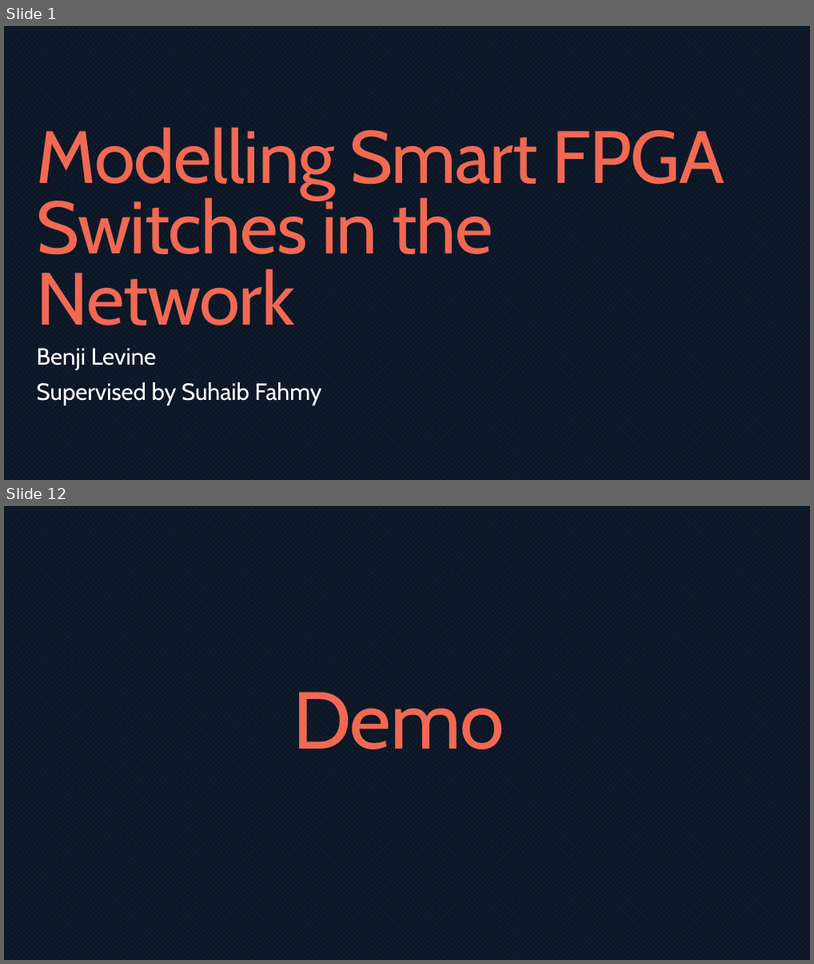
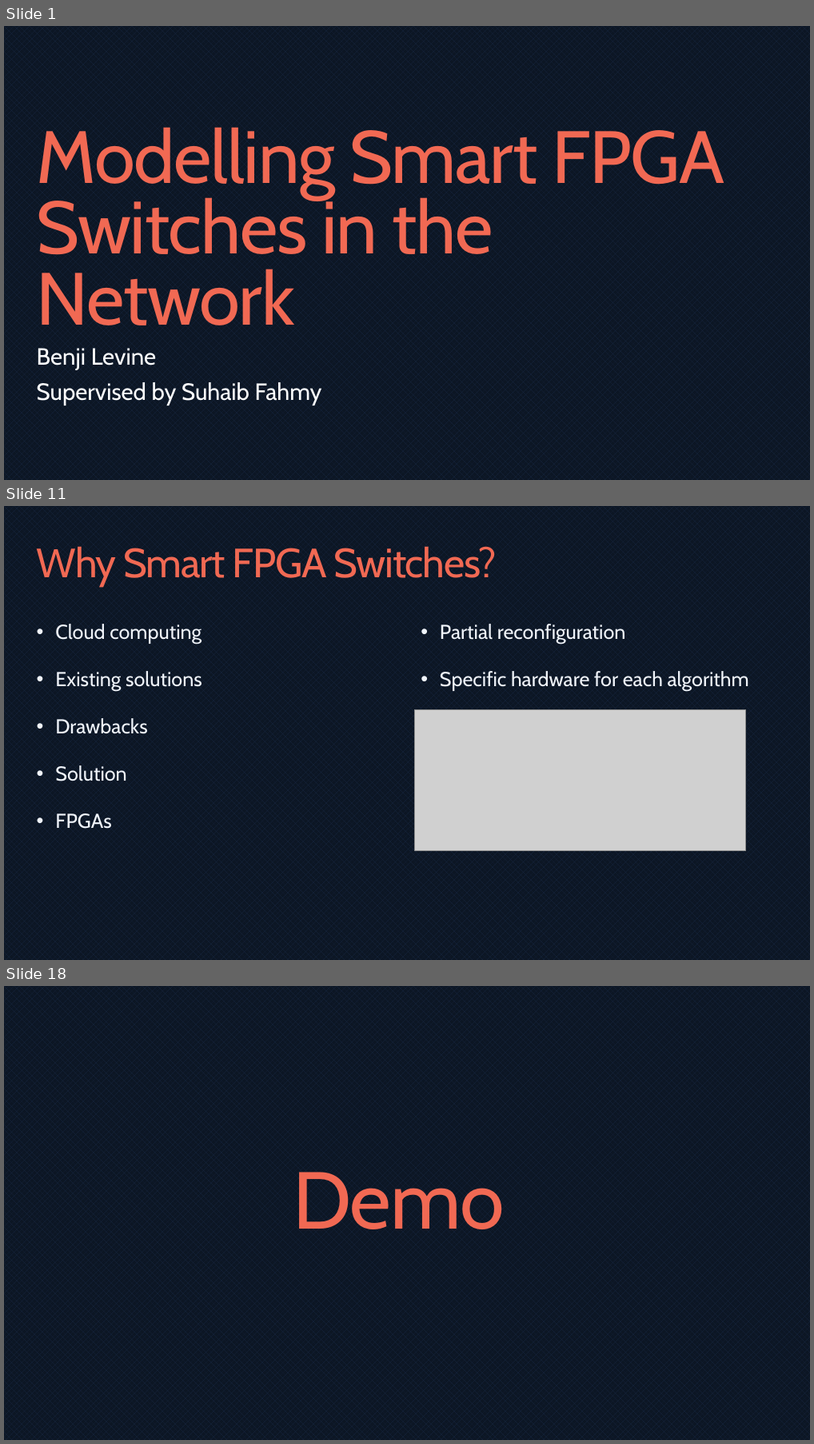
Before and after one commit to bmaximuml/CS351-Reports, a slide deck: Presentation/Network Switch Design on FPGAs.pptx. Shown one above the other, each under a label of ours: slides 1 and 12 before the commit, slides 1, 11 and 18 after it; the slides between them are not shown. The pictures are 814x964 and 814x1444 pixels, drawn with LibreOffice and Linux fonts; fonts in the diff are those of the drawing; grey boxes stand for pictures. Boxes give left, top, right and bottom in pixels: in the first picture for what was removed or moved away, otherwise in the second. Text is boxed around its words. In the diff, an @@ line names an element or a change of style, - is before the commit and + after.

```diff
--- a/Presentation/Network Switch Design on FPGAs.pptx
+++ b/Presentation/Network Switch Design on FPGAs.pptx
@@ slide 11 added at (4,506,810,960), background pattern #1A2A46 on #0C1624 @@
@@ title added at (37,546,497,586), 48.6 pt, text #F16953 @@
+Why Smart FPGA Switches?
@@ text added at (55,624,202,828), 24 pt, text #F0F4FA @@
+• Cloud computing
+• Existing solutions
+• Drawbacks
+• Solution
+• FPGAs
@@ text added at (440,624,750,691), 24 pt, text #F0F4FA @@
+• Partial reconfiguration
+• Specific hardware for each algorithm
@@ picture added at (415,709,747,851) @@
@@ what was slide 12 is now slide 18 @@
```
Also in this commit, not shown: 9 slides changed, 6 other slides added, 1 slide removed, 20 other files.
